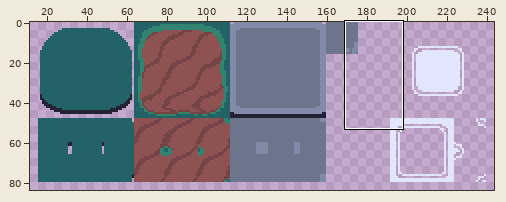
Two states of a pixel-art file, assets/Art/Source/Tileset.aseprite. Above, an overview of the earlier version with the close-up marked.
Close-up. The starting point:
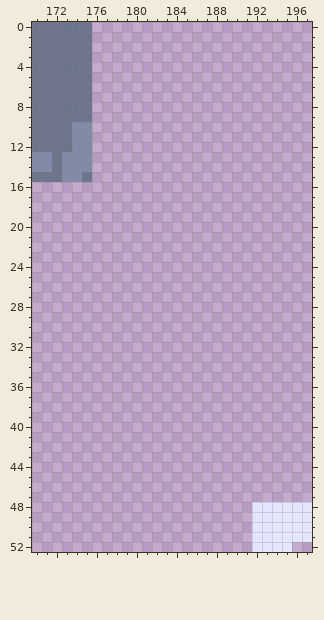
512x512 pixels, 1 frame. Shown: x 170..197, y 0..52. The wide view leaves out empty margins.
Once edited:
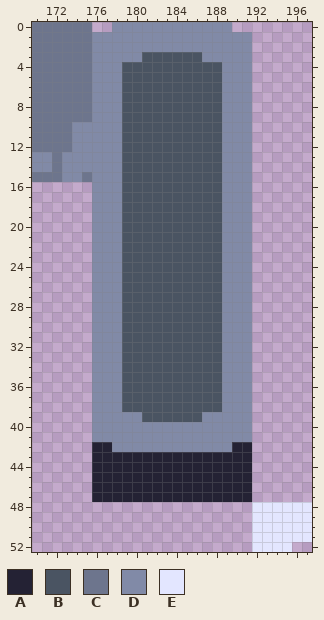
Palette (. is transparent): A #242234  B #4a5462  C #6d758d  D #818aa7  E #e3e6ff
Change:
y 0: x 178..189 ............ -> DDDDDDDDDDDD
y 1..2: x 176..191 ................ -> DDDDDDDDDDDDDDDD
y 3: x 176..191 ................ -> DDDDDBBBBBBDDDDD
y 4..38: x 176..191 ................ -> DDDBBBBBBBBBBDDD
y 39: x 176..191 ................ -> DDDDDBBBBBBDDDDD
y 40..41: x 176..191 ................ -> DDDDDDDDDDDDDDDD
y 42: x 176..191 ................ -> AADDDDDDDDDDDDAA
y 43..47: x 176..191 ................ -> AAAAAAAAAAAAAAAA
Where, in picture pixels (left, top, right, bottom), the same in both close-ups:
added: (92, 22, 252, 502)
